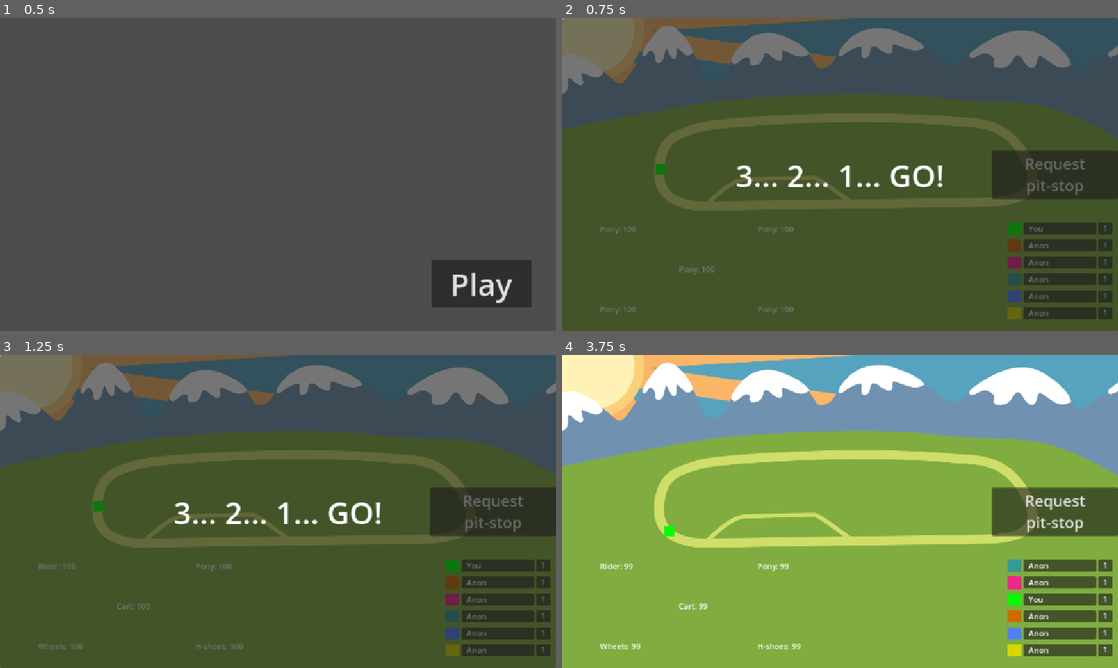
Above: before the commit, frames 1-4 (two rows, left to right).
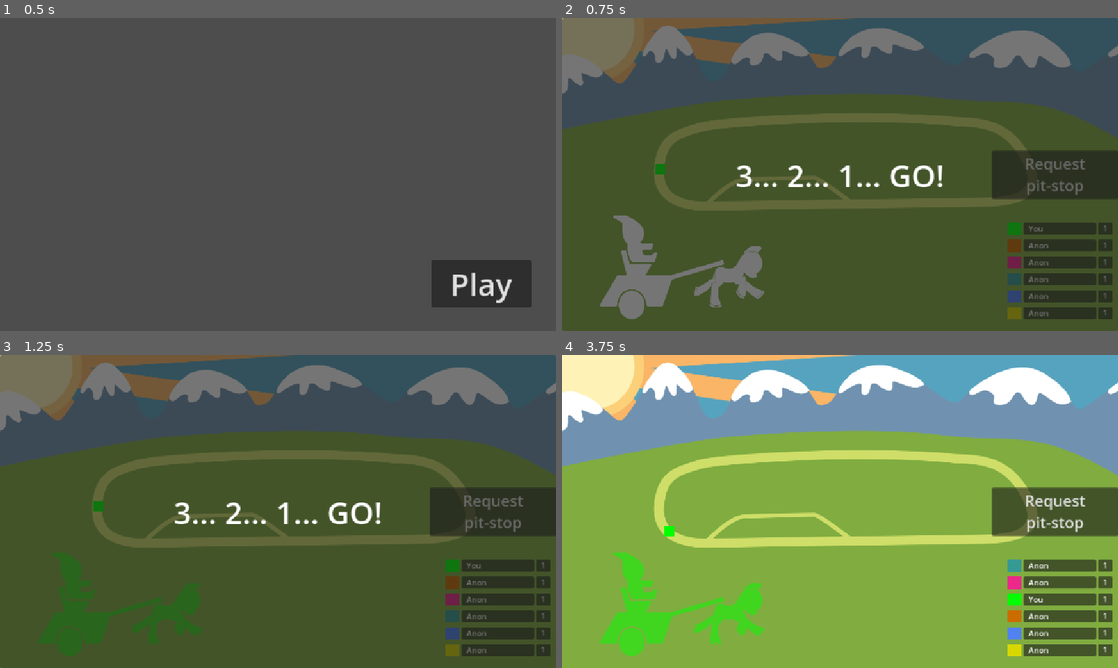
Above: after the commit, the same moments.

Repository: gams-n-such/GMTK2025
Game: Godot game, scene res://MainMenu/main_menu.tscn
Two runs of this game, one before a commit and one after it. Both use one fixed random seed, a clock stepped at 60 frames per second and the inputs below.
Inputs (mouse positions are in pixels of both pictures, inside the frame that each line leads up to):
- Up to frame 1 (0.5 s): no input
- Up to frame 2 (0.75 s): click "Play" at 0.5 s
- Up to frame 3 (1.25 s): no input
- Up to frame 4 (3.75 s): tap Enter at 1.25, 3.5, 3.6 s; move the mouse to (962, 495) at 1.27 s; tap H at 1.35 s; click (962, 495) at 1.42 s; click "Request pit-stop" at 2 s; tap Space at 2.75 s; drag from (728, 527) to (812, 574) at 2.77 s; move the mouse to (895, 442) at 3.52 s

Frame 1 is identical in both runs. In frame 2, 3.2% of the frame differs, in the area x 6-42%, y 63-97%; in frame 3, 3.0%; in frame 4, 3.3%, in the area x 6-43%, y 63-97%.

Commit message:
Implement status screen

Diff:
--- a/Gameplay/Attributes/attribute.gd
+++ b/Gameplay/Attributes/attribute.gd
@@ -27,6 +27,15 @@
 var value : float:
 	get:
 		return _current_value
+
+var percent : float:
+	get:
+		if has_max_value:
+			# TODO: subtract min value
+			return value / max_value
+		else:
+			# FIXME: undefined
+			return 1.0
 
 func _init() -> void:
 	base_value = _starting_value
--- a/Gameplay/Pit/gameplay_ui.tscn
+++ b/Gameplay/Pit/gameplay_ui.tscn
@@ -231,11 +231,12 @@
 anchor_top = 1.0
 anchor_right = 0.0
 offset_left = 78.0
-offset_top = -223.0
-offset_right = 404.0
-offset_bottom = -57.0
+offset_top = -240.0
+offset_right = 774.0
+offset_bottom = 190.0
 grow_horizontal = 1
 grow_vertical = 0
+scale = Vector2(0.5, 0.5)
 
 [connection signal="pressed" from="ScreenSelector/RacingScreen/PitStartButton" to="." method="_on_pit_start_button_pressed"]
 [connection signal="pressed" from="ScreenSelector/PitScreen/RepairButton" to="." method="_on_repair_button_pressed"]
--- a/Gameplay/Racer/Status/racer_part_status.gd
+++ b/Gameplay/Racer/Status/racer_part_status.gd
@@ -2,6 +2,7 @@
 extends Control
 
 @export var part_type : Enum.RACER_PART
+@export var gradient : Gradient
 
 var racer : Racer:
 	get:
@@ -45,6 +46,5 @@
 }
 
 func update_visuals() -> void:
-	# TODO: use sprite + color
-
+	self_modulate = gradient.sample(part.durability.percent)
 	%DurabilityLabel.text = "%s: %s" % [part_names[part_type], int(durability)]
--- a/Gameplay/Racer/Status/racer_part_status.tscn
+++ b/Gameplay/Racer/Status/racer_part_status.tscn
@@ -1,19 +1,24 @@
-[gd_scene load_steps=2 format=3 uid="uid://dbji7iy6jl7c8"]
+[gd_scene load_steps=3 format=3 uid="uid://dbji7iy6jl7c8"]
 
 [ext_resource type="Script" uid="uid://bhet7ve6iive3" path="res://Gameplay/Racer/Status/racer_part_status.gd" id="1_yxbiv"]
 
-[node name="RacerPartStatus" type="Control"]
-layout_mode = 3
+[sub_resource type="Gradient" id="Gradient_yxbiv"]
+offsets = PackedFloat32Array(0, 0.656325, 1)
+colors = PackedColorArray(1, 0, 0, 1, 0.870588, 1, 0, 0.501961, 0, 1, 0, 0.501961)
+
+[node name="RacerPartStatus" type="TextureRect"]
 anchors_preset = 15
 anchor_right = 1.0
 anchor_bottom = 1.0
 grow_horizontal = 2
 grow_vertical = 2
 script = ExtResource("1_yxbiv")
+gradient = SubResource("Gradient_yxbiv")
 
 [node name="DurabilityLabel" type="Label" parent="."]
 unique_name_in_owner = true
 editor_description = "Placegolder until we get visuals"
+visible = false
 layout_mode = 0
 offset_right = 40.0
 offset_bottom = 23.0
--- a/Gameplay/Racer/Status/racer_status.tscn
+++ b/Gameplay/Racer/Status/racer_status.tscn
@@ -1,7 +1,12 @@
-[gd_scene load_steps=3 format=3 uid="uid://dmx2xeu6nhjl0"]
+[gd_scene load_steps=8 format=3 uid="uid://dmx2xeu6nhjl0"]
 
 [ext_resource type="Script" uid="uid://p0xiyxu7q856" path="res://Gameplay/Racer/Status/racer_status.gd" id="1_a2u2u"]
 [ext_resource type="PackedScene" uid="uid://dbji7iy6jl7c8" path="res://Gameplay/Racer/Status/racer_part_status.tscn" id="2_yk5pn"]
+[ext_resource type="Texture2D" uid="uid://xgl5yysd20y6" path="res://Gameplay/Racer/Status/Assets/RiderStatus.svg" id="3_414ip"]
+[ext_resource type="Texture2D" uid="uid://bdvundglnrlij" path="res://Gameplay/Racer/Status/Assets/PonyStatus.svg" id="4_tf4at"]
+[ext_resource type="Texture2D" uid="uid://bpm1penplos62" path="res://Gameplay/Racer/Status/Assets/CartStatus.svg" id="5_bdh57"]
+[ext_resource type="Texture2D" uid="uid://n53nkftxcinu" path="res://Gameplay/Racer/Status/Assets/WheelStatus.svg" id="6_rboav"]
+[ext_resource type="Texture2D" uid="uid://bla7o3pg52kky" path="res://Gameplay/Racer/Status/Assets/HshoeStatus.svg" id="7_xea46"]
 
 [node name="RacerStatus" type="Control"]
 layout_mode = 3
@@ -14,39 +19,69 @@
 
 [node name="RiderStatus" parent="." instance=ExtResource("2_yk5pn")]
 layout_mode = 1
+anchors_preset = -1
+anchor_left = 0.079
+anchor_right = 0.34
+anchor_bottom = 0.457
+offset_left = -0.00800323
+offset_right = 0.320007
+offset_bottom = -0.136017
+grow_horizontal = 1
+grow_vertical = 1
+texture = ExtResource("3_414ip")
 
 [node name="PonyStatus" parent="." instance=ExtResource("2_yk5pn")]
 layout_mode = 1
-anchors_preset = 1
-anchor_left = 1.0
-anchor_bottom = 0.0
+anchors_preset = -1
+anchor_left = 0.573
+anchor_top = 0.293
+anchor_right = 0.97
+anchor_bottom = 0.869
+offset_left = -0.0960083
+offset_top = 0.135986
+offset_right = -0.440063
+offset_bottom = -0.112
 grow_horizontal = 0
 grow_vertical = 1
+texture = ExtResource("4_tf4at")
 part_type = 1
 
 [node name="ChariotStatus" parent="." instance=ExtResource("2_yk5pn")]
 layout_mode = 1
-anchors_preset = 8
-anchor_left = 0.5
-anchor_top = 0.5
-anchor_right = 0.5
-anchor_bottom = 0.5
+anchors_preset = -1
+anchor_top = 0.338
+anchor_right = 0.739
+anchor_bottom = 0.878
+offset_top = -0.0240173
+offset_right = -0.328003
+offset_bottom = 0.0559692
+texture = ExtResource("5_bdh57")
 part_type = 2
 
 [node name="WheelsStatus" parent="." instance=ExtResource("2_yk5pn")]
 layout_mode = 1
-anchors_preset = 2
-anchor_top = 1.0
-anchor_right = 0.0
+anchors_preset = -1
+anchor_left = 0.113
+anchor_top = 0.725
+anchor_right = 0.267
+offset_left = -0.17601
+offset_top = 0.199982
+offset_right = 0.415985
 grow_horizontal = 1
 grow_vertical = 0
+texture = ExtResource("6_rboav")
 part_type = 3
 
 [node name="HorseshoeStatus" parent="." instance=ExtResource("2_yk5pn")]
 layout_mode = 1
-anchors_preset = 3
-anchor_left = 1.0
-anchor_top = 1.0
-grow_horizontal = 0
-grow_vertical = 0
+anchors_preset = -1
+anchor_left = 0.563
+anchor_top = 0.685
+anchor_right = 0.98
+anchor_bottom = 0.889
+offset_left = 0.42395
+offset_top = 0.119965
+offset_right = 0.0400391
+offset_bottom = -0.0720215
+texture = ExtResource("7_xea46")
 part_type = 4
